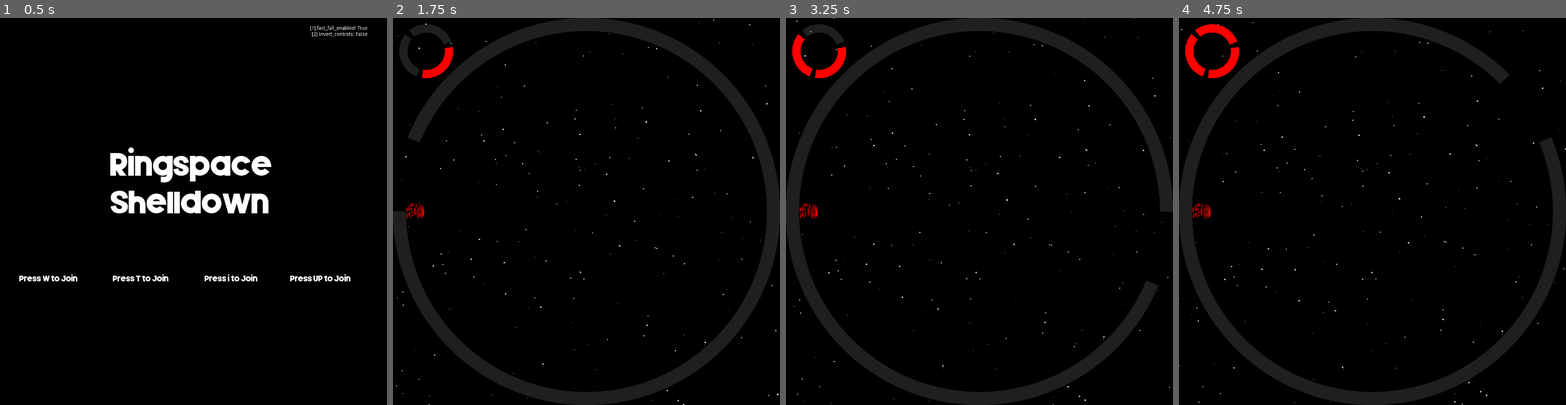
Above: before the commit, frames 1-4 (left to right).
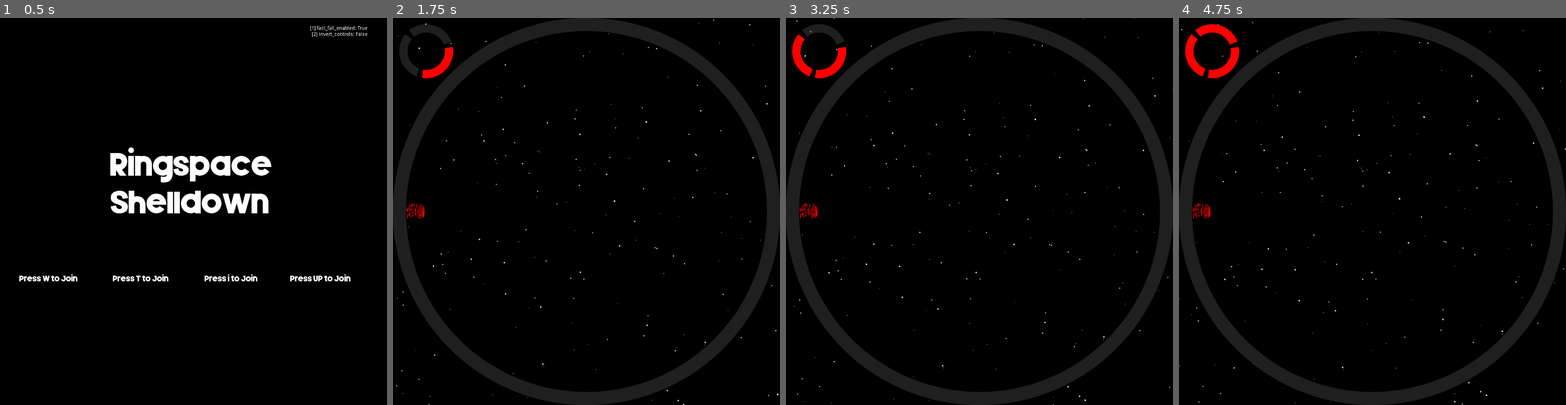
Above: after the commit, the same moments.

Repository: hwacha/ringspace_shelldown
Game: Godot game, scene res://scenes/opening_screen.tscn
Two runs of this game, one before a commit and one after it. Both use one fixed random seed, a clock stepped at 60 frames per second and the inputs below.
Inputs:
- Up to frame 1 (0.5 s): no input
- Up to frame 2 (1.75 s): tap W at 0.5 s; tap Enter (ui_accept) at 0.6, 0.77, 1.07, 1.35, 1.52 s
- Up to frame 3 (3.25 s): tap Enter (ui_accept) at 1.82, 2.1, 2.85, 3.02 s
- Up to frame 4 (4.75 s): tap Enter (ui_accept) at 3.32, 3.6, 3.77, 4.07, 4.35, 4.52 s

Frame 1 is identical in both runs. In frame 2, 0.7% of the frame differs, in the area x 0-9%, y 31-52%; in frame 3, 0.6%; in frame 4, 0.6%.

Commit message:
fix score bug, add crust decay timer

Diff:
--- a/scenes/Player.tscn
+++ b/scenes/Player.tscn
@@ -154,5 +154,8 @@
 [node name="DeathTimer" type="Timer" parent="."]
 one_shot = true
 
+[node name="VisibilityNotifier2D" type="VisibilityNotifier2D" parent="."]
+
 [connection signal="area_entered" from="HurtBox" to="." method="_on_HurtBox_area_entered"]
 [connection signal="timeout" from="DeathTimer" to="." method="_on_DeathTimer_timeout"]
+[connection signal="screen_exited" from="VisibilityNotifier2D" to="." method="_on_VisibilityNotifier2D_screen_exited"]
--- a/scenes/main.tscn
+++ b/scenes/main.tscn
@@ -29,5 +29,7 @@
 script = ExtResource( 5 )
 
 [node name="CrustDecay" type="Timer" parent="."]
+wait_time = 60.0
+one_shot = true
 
 [connection signal="timeout" from="CrustDecay" to="Crust" method="_on_CrustDecay_timeout"]
--- a/scripts/CrustSegment.gd
+++ b/scripts/CrustSegment.gd
@@ -6,20 +6,26 @@
 var midpoint_radius
 var crust_size
 var num_segments setget set_num_segments
+var colliders_per_segment setget set_colliders_per_segment
 var arc_index
 
 # derived fields
 var arc_angle
-
+var offset
 
 func set_num_segments(new_num_segments):
 	num_segments = new_num_segments
 	arc_angle = 2 * PI / num_segments
+
+func set_colliders_per_segment(new_colliders_per_segment):
+	colliders_per_segment = new_colliders_per_segment
+	offset = -(arc_angle / colliders_per_segment) / 2
 
 func _ready():
 	pass
 
 func _draw():
 	draw_arc(Vector2(0, 0), \
-		midpoint_radius, arc_index * arc_angle, (arc_index + 1) * arc_angle, arc_resolution,\
+		midpoint_radius, arc_index * arc_angle + offset, \
+		(arc_index + 1) * arc_angle + offset, arc_resolution,\
 		Color(0.125, 0.125, 0.125, 1), crust_size, true)
--- a/scripts/Player.gd
+++ b/scripts/Player.gd
@@ -116,18 +116,24 @@
 		hitter.velocity = -hurtbox_down * jump_impulse * (surface_to_centroid / hurtbox_down.length())
 		hitter.fast_falling = false
 		# kill
-		dead = true
-		Players.player_killed(self.id)
-		velocity = Vector2(0, 0)
-		$AnimatedSprite.hide()
-		$CollisionShape2D.set_deferred("disabled", true)
-		$HitBox.set_deferred("monitoring", false)
-		$HurtBox.set_deferred("monitorable", false)
-		# death animation
-		$DeathParticles.show()
-		$DeathParticles.emitting = true
-		$DeathTimer.start()
+		self.die()
+
+func die():
+	dead = true
+	Players.player_killed(self.id)
+	velocity = Vector2(0, 0)
+	$AnimatedSprite.hide()
+	$CollisionShape2D.set_deferred("disabled", true)
+	$HitBox.set_deferred("monitoring", false)
+	$HurtBox.set_deferred("monitorable", false)
+	# death animation
+	$DeathParticles.show()
+	$DeathParticles.emitting = true
+	$DeathTimer.start()
 
 func _on_DeathTimer_timeout():
 	hide()
 	queue_free()
+
+func _on_VisibilityNotifier2D_screen_exited():
+	die()
--- a/scripts/Players.gd
+++ b/scripts/Players.gd
@@ -31,7 +31,7 @@
 var elapsed_time = 0
 
 func _ready():
-	pass
+	killed_ids = []
 
 func set_player_ids(x):
 	var rng = RandomNumberGenerator.new()
@@ -67,7 +67,8 @@
 		get_node("/root/Main").call_deferred("add_child", player_instance)
 
 func player_killed(id):
-	killed_ids.push_back(id)
+	if (living_ids.size() > 1):
+		killed_ids.push_back(id)
 
 func handle_killed_players():
 	for killed_id in killed_ids:
--- a/scripts/crust.gd
+++ b/scripts/crust.gd
@@ -11,6 +11,7 @@
 var crust_size
 
 var rng
+onready var crust_decay = get_node("../CrustDecay")
 
 func _ready():
 	screen_size = get_viewport().size
@@ -35,6 +36,7 @@
 		crust_segment.midpoint_radius = midpoint_radius
 		crust_segment.crust_size = crust_size
 		crust_segment.num_segments = num_segments
+		crust_segment.colliders_per_segment = colliders_per_segment
 		crust_segment.arc_index = i
 		var crust_segment_theta = i * segment_d_theta
 
@@ -57,14 +59,14 @@
 	rng.randomize()
 
 	get_node("/root/Players").spawn_players()
-	get_node("../CrustDecay").start()
+	crust_decay.start()
 
 # Called every frame. 'delta' is the elapsed time since the previous frame.
 #func _process(delta):
 #	pass
 
 func _on_CrustDecay_timeout():
-	print(get_child_count())
 	var rand = rng.randi_range(0, get_child_count() - 1)
-	print(rand)
 	remove_child(get_child(rand))
+	crust_decay.set_wait_time(crust_decay.wait_time * 0.5)
+	crust_decay.start()
